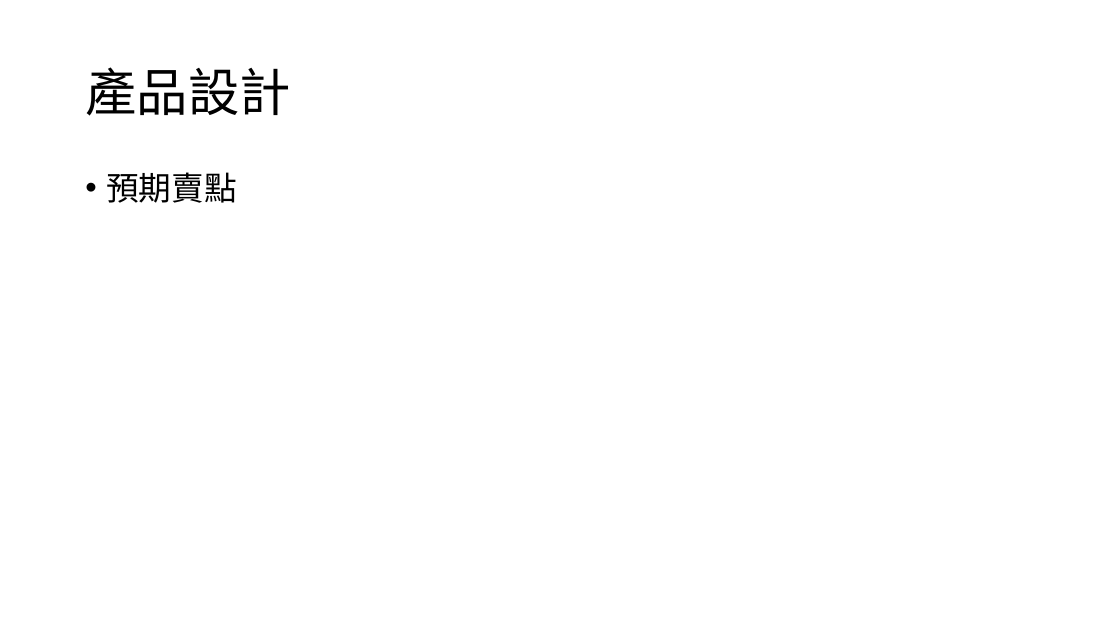
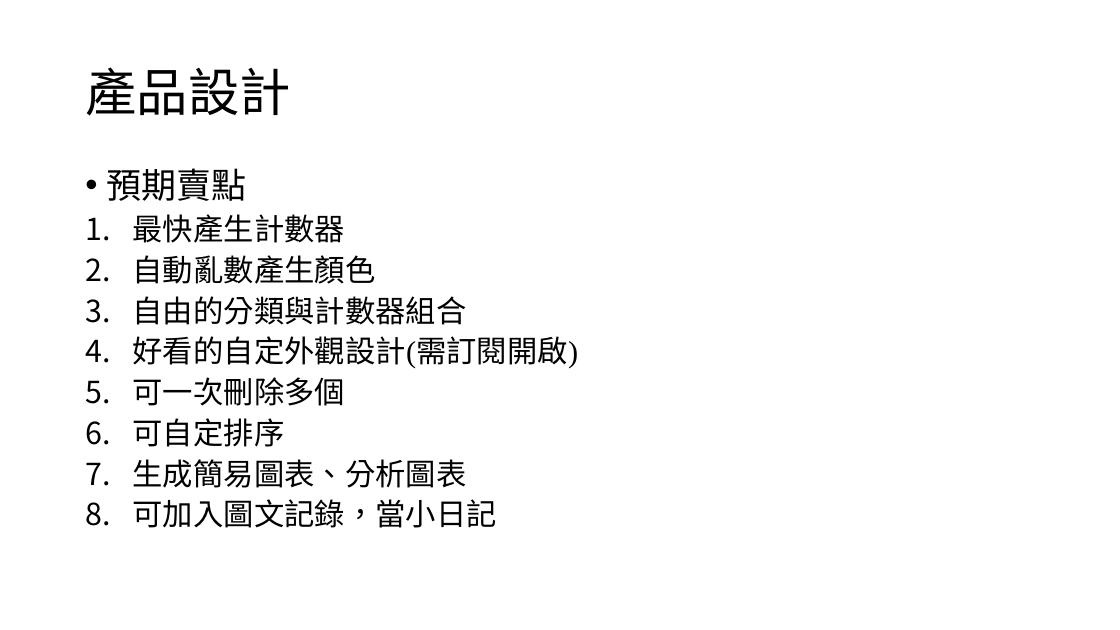
Before and after one commit to wubrother18/card_book_flutter, a slide deck: slide 10 of 小卡冊專案計劃.pptx (slide 8 before the commit). Drawn at 1120x630 pixels with LibreOffice and Linux fonts; fonts in the diff are those of the drawing. Boxes give left, top, right and bottom in pixels: in the first picture for what was removed or moved away, otherwise in the second. Text is boxed around its words. In the diff, an @@ line names an element or a change of style, - is before the commit and + after.

```diff
--- a/小卡冊專案計劃.pptx
+++ b/小卡冊專案計劃.pptx
@@ text at (x1=106, y1=168, x2=246, y2=201): size 28 to 30 pt, font Times New Roman to Arial in "預期賣點"; line spacing 0.9 to 0.8 @@
@@ text at (x1=133, y1=214, x2=579, y2=528): paragraphs added @@
+1. 最快產生計數器
+2. 自動亂數產生顏色
+3. 自由的分類與計數器組合
+4. 好看的自定外觀設計(需訂閱開啟)
+5. 可一次刪除多個
+6. 可自定排序
+7. 生成簡易圖表、分析圖表
+8. 可加入圖文記錄，當小日記
```
Also in this commit, not shown: 3 other slides changed, 1 slide added, 4 other files.
